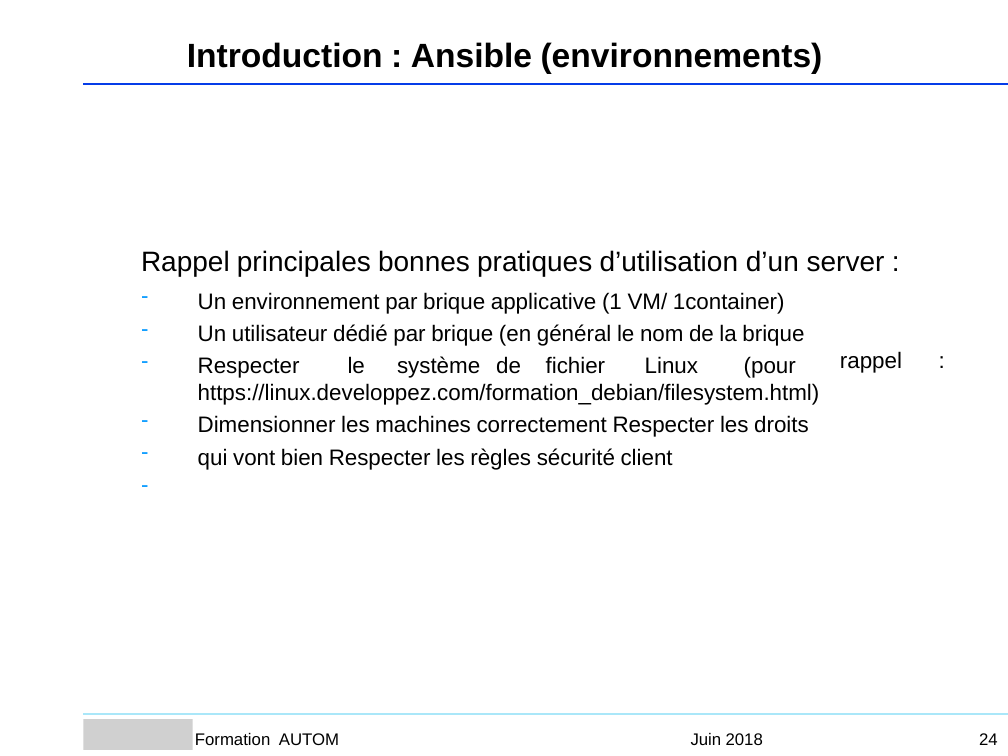
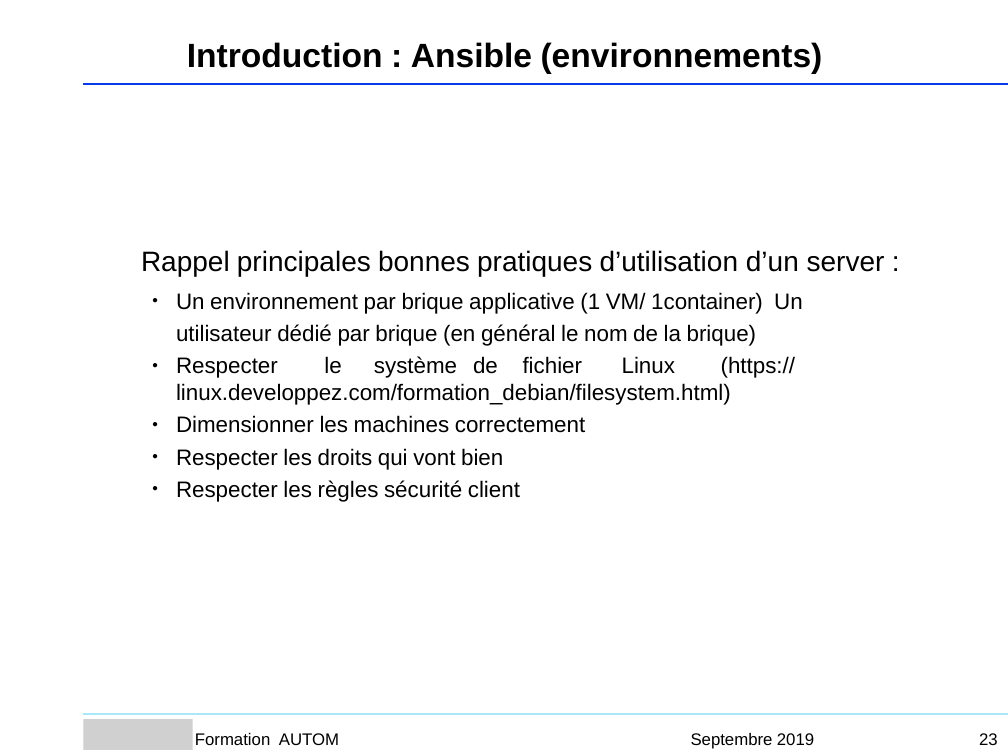
Before and after one commit to Sputnik93/cours_ansible, a slide deck: slide 23 of Ansible_support_cours_AGO.ppt (slide 24 before the commit). Drawn at 1008x756 pixels with LibreOffice and Linux fonts; fonts in the diff are those of the drawing; grey boxes stand for pictures; background and template pictures are left out. Boxes give left, top, right and bottom in pixels: in the first picture for what was removed or moved away, otherwise in the second. Text is boxed around its words. In the diff, an @@ line names an element or a change of style, - is before the commit and + after.

```diff
--- a/Ansible_support_cours_AGO.ppt
+++ b/Ansible_support_cours_AGO.ppt
@@ text removed at box(140, 281, 150, 373) @@
--
--
--
@@ text at box(176, 292, 803, 502): text changed @@
-Un environnement par brique applicative (1 VM/ 1container) Un utilisateur dédié par brique (en général le nom de la brique
-Respecter le système de fichier Linux (pour https://linux.developpez.com/formation_debian/filesystem.html)
-Dimensionner les machines correctement Respecter les droits qui vont bien Respecter les règles sécurité client
+● Un environnement par brique applicative (1 VM/ 1container) Un utilisateur dédié par brique (en général le nom de la brique)
+● Respecter le système de fichier Linux (https://linux.developpez.com/formation_debian/filesystem.html)
+● Dimensionner les machines correctement
+● Respecter les droits qui vont bien
+● Respecter les règles sécurité client
@@ text removed at box(840, 351, 902, 373) @@
-rappel :
@@ text removed at box(140, 405, 150, 497) @@
--
--
--
@@ text removed at box(691, 733, 763, 745) @@
-Juin 2018
@@ text added at box(691, 733, 814, 749), 12 pt, text #000000 @@
+Septembre 2019
@@ page number at box(979, 733, 998, 745): text changed @@
-24
+23
```
Also in this commit, not shown: 43 other slides changed, 1 slide added, 2 slides removed, 1 other file.
